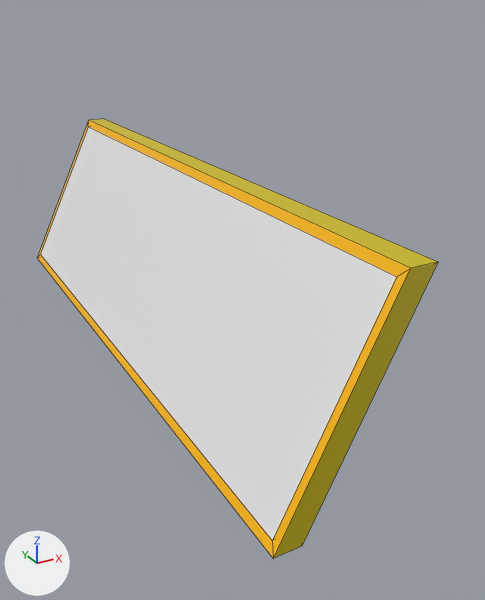
The Blender file tsu_window_slanted/src/window_slanted_7x1x3.blend, before and after one commit.
Before and after are seen from a 50 mm lens placed at (-0.608, -0.89, 0.767), pointed at (0.189, 0.559, 0.042). Lighting does not change. The marker at lower left points along +X, +Y and +Z. The first picture is the older version. Mesh edges are drawn as thin lines.

Script lines for the objects in view, before the commit:
```python
me_cube = bpy.data.meshes.new('Cube')
me_cube.from_pydata(...)  # 24 vertices, 22 faces; spans x -1.0..1.48, y -1.0..13.0, z -1.0..3.0
# faces by material slot: [8, 12, 2]
me_cube.materials.append(mat_paintable)  # yellow #ffbb00
me_cube.materials.append(mat_paintable_1)  # yellow #cdba00
me_cube.materials.append(mat_materialglass)  # white #e7e7e7
ob_cube = bpy.data.objects.new('Cube', me_cube)
ob_cube.location = (0.0, 0.0, 0.0)
ob_cube.scale = (0.125, 0.125, 0.125)
```
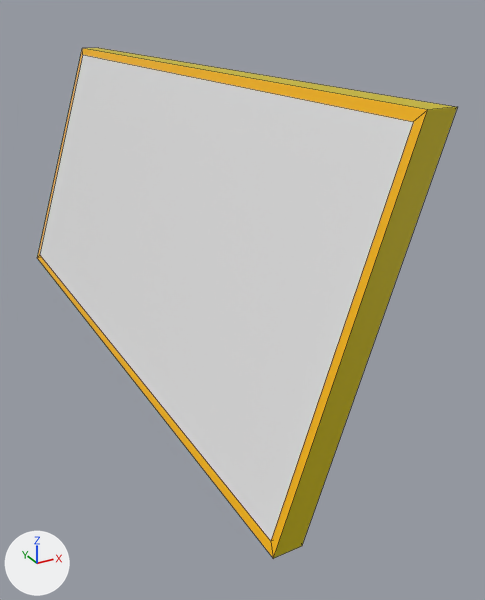
What differs and where, as boxes (x1, y1, x2, y2) in the pictures (485 x 600 px; the box of a moved part takes in the faces that stretch with it):
'Cube', reshaped (16% taller): before (37, 119, 438, 558); after (37, 48, 457, 558)
part 1 of me_cube, moved or reshaped: before (89, 119, 438, 558); after (83, 48, 457, 558)
part 2 of me_cube, moved or reshaped: before (37, 121, 410, 558); after (37, 48, 427, 558)

Patch to the scene script:
```diff
--- a/tsu_window_slanted/src/window_slanted_7x1x3.blend.py
+++ b/tsu_window_slanted/src/window_slanted_7x1x3.blend.py
@@ me_cube @@
 # used by ob_cube; location = (0.0, 0.0, 0.0); scale = (0.125, 0.125, 0.125)
-me_cube.from_pydata(...)  # 24 vertices, 22 faces; spans x -1.0..1.48, y -1.0..13.0, z -1.0..3.0
+me_cube.from_pydata(...)  # 24 vertices, 22 faces; spans x -1.0..1.48, y -1.0..13.0, z -1.0..5.0
+# me_cube part 1: all 6 vertices in x 1.0..1.48, y -1.0..13.0, z 3.0 are moved by (0.0, 0.0, 2.0)
+# me_cube part 2: all 6 vertices in x 0.92..1.4, y -0.84..12.84, z 2.84 are moved by (0.03, 0.0, 2.0)
+# other edits to the shape of me_cube do not show in these pictures
 me_cube.materials.append(mat_paintable)
```
